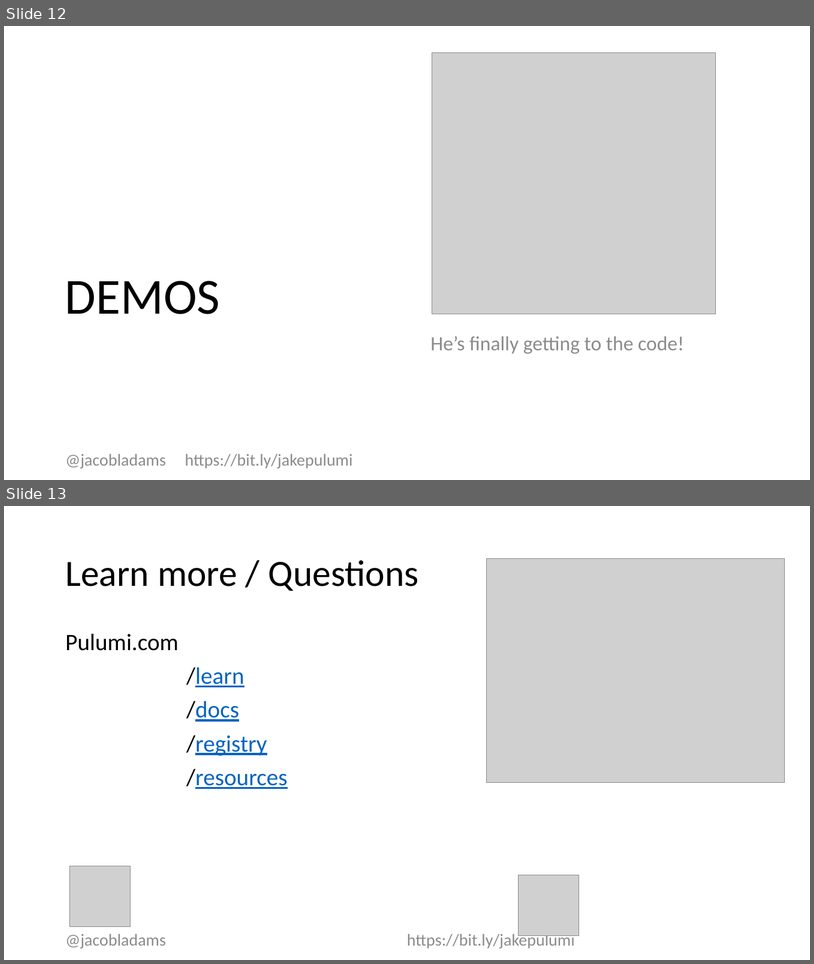
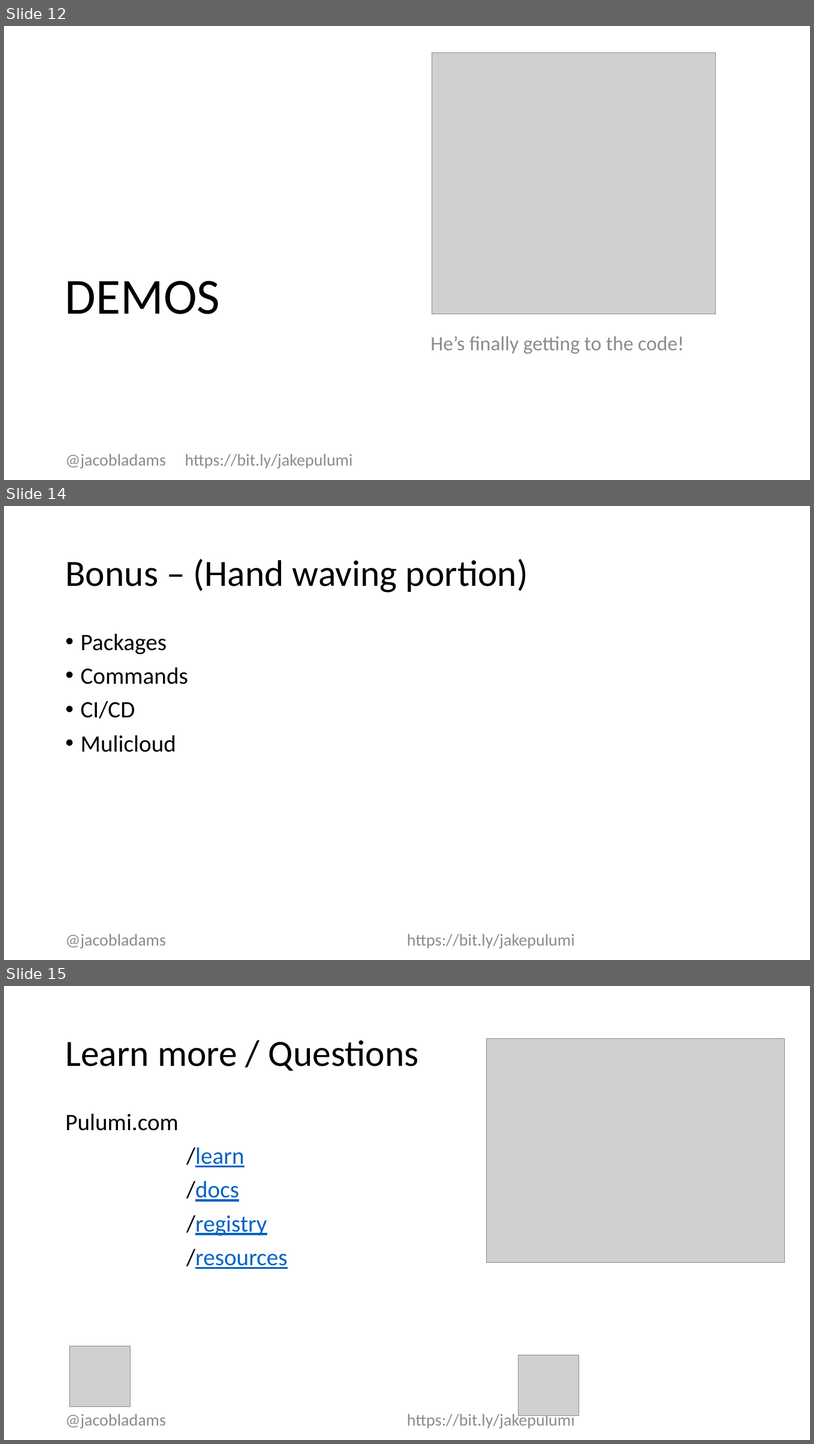
Before and after one commit to jacobladams/creating-cloud-infrastructure-with-c-sharp-and-pulumi, a slide deck: Creating Cloud Infrastructure with C# and Pulumi.pptx. Shown one above the other, each under a label of ours: slides 12 and 13 before the commit, slides 12, 14 and 15 after it; the slides between them are not shown. The pictures are 814x964 and 814x1444 pixels, drawn with LibreOffice and Linux fonts; fonts in the diff are those of the drawing; grey boxes stand for pictures. Boxes give left, top, right and bottom in pixels: in the first picture for what was removed or moved away, otherwise in the second. Text is boxed around its words. In the diff, an @@ line names an element or a change of style, - is before the commit and + after.

```diff
--- a/Creating Cloud Infrastructure with C# and Pulumi.pptx
+++ b/Creating Cloud Infrastructure with C# and Pulumi.pptx
@@ slide 14 added at [4,506,810,960], background #FFFFFF @@
@@ title added at [65,559,528,592], 44 pt, text #000000 @@
+Bonus – (Hand waving portion)
@@ text added at [81,633,188,752], 28 pt, text #000000 @@
+• Packages
+• Commands
+• CI/CD
+• Mulicloud
@@ text added at [65,933,575,948], 20 pt, text #8C8C8C @@
+@jacobladams https://bit.ly/jakepulumi
@@ what was slide 13 is now slide 15 @@
```
Also in this commit, not shown: 1 other slide added, 24 other files.
